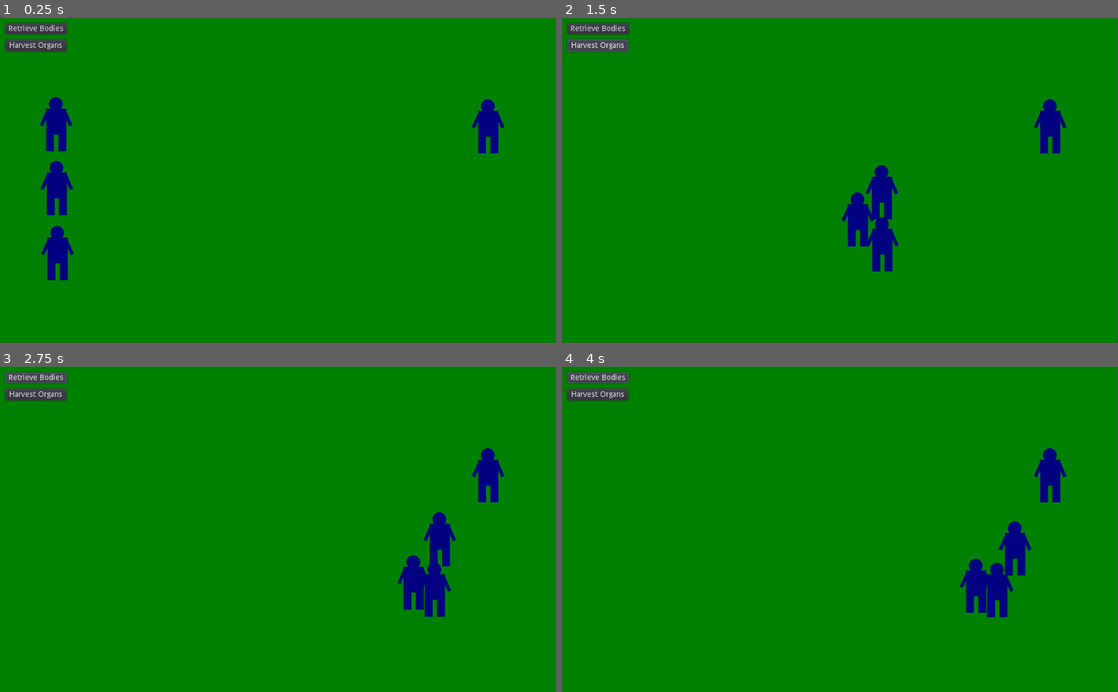
Above: before the commit, frames 1-4 (two rows, left to right).
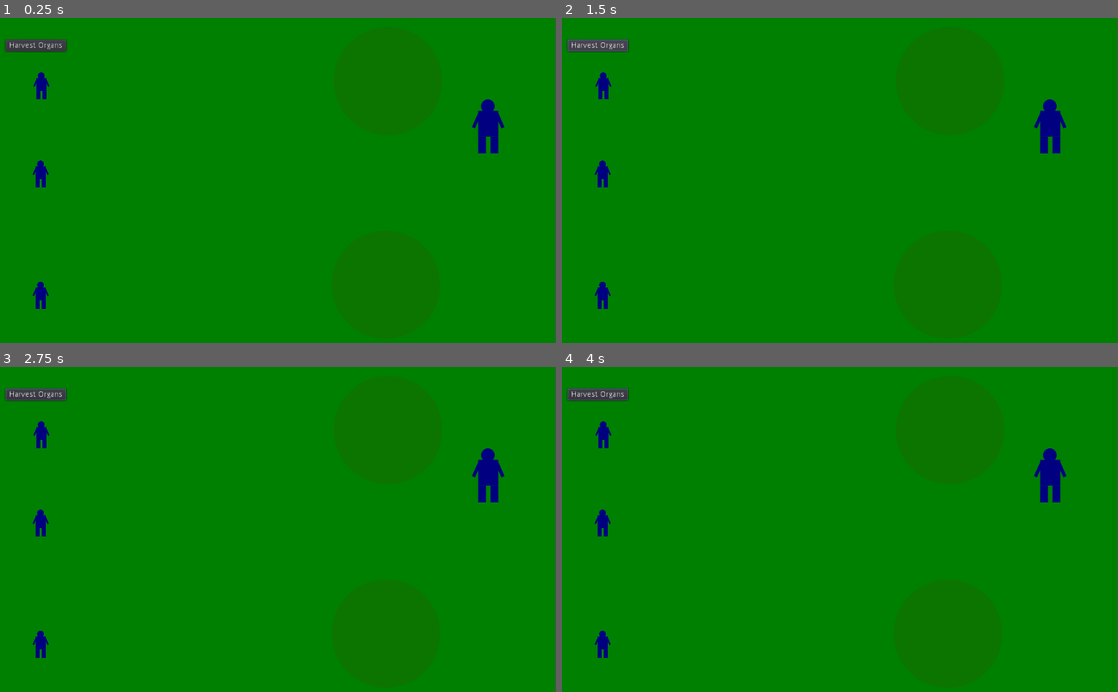
Above: after the commit, the same moments.

Repository: nwforrer/ld44
Game: Godot game, scene res://maps/MainMap.tscn
Same seed, same stepped clock (60 frames per second), same inputs: the game is played once before the commit and once after it.
Inputs (mouse positions are in pixels of both pictures, inside the frame that each line leads up to):
- Up to frame 1 (0.25 s): no input
- Up to frame 2 (1.5 s): click (595, 27) at 0.5 s, where only the run before the commit has a clickable "Retrieve Bodies"; click "Harvest Organs" at 1.25 s
- Up to frame 3 (2.75 s): click (33, 376) at 2 s, where only the run before the commit has a clickable "Retrieve Bodies"
- Up to frame 4 (4 s): click "Harvest Organs" at 2.75 s; click (595, 376) at 3.5 s, where only the run before the commit has a clickable "Retrieve Bodies"

The runs differ from the first frame. In frame 1, 2.6% of the frame differs, in the area x 0-14%, y 1-90%; in frame 2, 2.6%; in frame 3, 2.6%; in frame 4, 2.6%, in the area x 0-85%, y 1-90%.

Commit message:
Click to send harvesters to area

Diff:
--- a/bodies/Person.tscn
+++ b/bodies/Harvester.tscn
@@ -1,15 +1,16 @@
 [gd_scene load_steps=4 format=2]
 
-[ext_resource path="res://bodies/Person.gd" type="Script" id=1]
+[ext_resource path="res://bodies/Harvester.gd" type="Script" id=1]
 [ext_resource path="res://bodies/person.png" type="Texture" id=2]
 
 [sub_resource type="CapsuleShape2D" id=1]
 radius = 19.4509
 height = 55.1206
 
-[node name="Person" type="KinematicBody2D" groups=[
+[node name="Harvester" type="KinematicBody2D" groups=[
 "Harvester",
 ]]
+scale = Vector2( 0.5, 0.5 )
 script = ExtResource( 1 )
 
 [node name="person" type="Sprite" parent="."]
--- /dev/null
+++ b/interactions/Area.gd
@@ -0,0 +1,7 @@
+extends Area2D
+
+signal area_clicked
+
+func _on_Area_input_event(viewport, event, shape_idx):
+	if event is InputEventMouseButton and event.pressed:
+		emit_signal("area_clicked")
--- /dev/null
+++ b/interactions/Area.tscn
@@ -0,0 +1,20 @@
+[gd_scene load_steps=4 format=2]
+
+[ext_resource path="res://interactions/Area.gd" type="Script" id=1]
+[ext_resource path="res://interactions/area.png" type="Texture" id=2]
+
+[sub_resource type="CircleShape2D" id=1]
+radius = 101.139
+
+[node name="Area" type="Area2D"]
+modulate = Color( 1, 1, 1, 0.0823529 )
+script = ExtResource( 1 )
+
+[node name="Sprite" type="Sprite" parent="."]
+texture = ExtResource( 2 )
+
+[node name="CollisionShape2D" type="CollisionShape2D" parent="."]
+visible = false
+shape = SubResource( 1 )
+
+[connection signal="input_event" from="." to="." method="_on_Area_input_event"]
--- a/maps/MainMap.gd
+++ b/maps/MainMap.gd
@@ -1,17 +1,8 @@
 extends Node2D
 
-# Declare member variables here. Examples:
-# var a = 2
-# var b = "text"
+func _ready():
+	for area in $Areas.get_children():
+		area.connect("area_clicked", self, "_on_Area_clicked", [area.global_position])
 
-# Called when the node enters the scene tree for the first time.
-func _ready():
-	pass # Replace with function body.
-
-# Called every frame. 'delta' is the elapsed time since the previous frame.
-#func _process(delta):
-#	pass
-
-
-func _on_UI_retrieve_bodies():
-	get_tree().call_group("Harvester", "harvest", $Destination.global_position)
+func _on_Area_clicked(position):
+	get_tree().call_group("Harvester", "harvest", position)
--- a/maps/MainMap.tscn
+++ b/maps/MainMap.tscn
@@ -1,10 +1,11 @@
-[gd_scene load_steps=6 format=2]
+[gd_scene load_steps=7 format=2]
 
 [ext_resource path="res://maps/MainMap.gd" type="Script" id=1]
 [ext_resource path="res://maps/grass_bg.png" type="Texture" id=2]
-[ext_resource path="res://bodies/Person.tscn" type="PackedScene" id=3]
+[ext_resource path="res://interactions/Area.tscn" type="PackedScene" id=3]
 [ext_resource path="res://bodies/person.png" type="Texture" id=4]
-[ext_resource path="res://ui/UI.tscn" type="PackedScene" id=5]
+[ext_resource path="res://bodies/Harvester.tscn" type="PackedScene" id=5]
+[ext_resource path="res://ui/UI.tscn" type="PackedScene" id=6]
 
 [node name="MainMap" type="Node2D"]
 script = ExtResource( 1 )
@@ -13,22 +14,25 @@
 position = Vector2( 511, 304 )
 texture = ExtResource( 2 )
 
-[node name="Person" parent="." instance=ExtResource( 3 )]
-position = Vector2( 103.388, 196.438 )
+[node name="Areas" type="Node" parent="."]
 
-[node name="Person2" parent="." instance=ExtResource( 3 )]
-position = Vector2( 104.681, 314.042 )
+[node name="Area" parent="Areas" instance=ExtResource( 3 )]
+position = Vector2( 710.795, 492.387 )
 
-[node name="Person3" parent="." instance=ExtResource( 3 )]
-position = Vector2( 105.973, 434.231 )
+[node name="Area2" parent="Areas" instance=ExtResource( 3 )]
+position = Vector2( 714.672, 116.312 )
 
 [node name="victim" type="Sprite" parent="."]
 position = Vector2( 899.129, 200.266 )
 texture = ExtResource( 4 )
 
-[node name="UI" parent="." instance=ExtResource( 5 )]
+[node name="Harvester" parent="." instance=ExtResource( 5 )]
+position = Vector2( 76.249, 125.358 )
 
-[node name="Destination" type="Position2D" parent="."]
-position = Vector2( 899.479, 407.092 )
+[node name="Harvester2" parent="." instance=ExtResource( 5 )]
+position = Vector2( 74.9566, 288.195 )
 
-[connection signal="retrieve_bodies" from="UI" to="." method="_on_UI_retrieve_bodies"]
+[node name="Harvester3" parent="." instance=ExtResource( 5 )]
+position = Vector2( 74.9566, 511.773 )
+
+[node name="UI" parent="." instance=ExtResource( 6 )]
--- a/project.godot
+++ b/project.godot
@@ -19,6 +19,11 @@
 run/main_scene="res://maps/MainMap.tscn"
 config/icon="res://icon.png"
 
+[display]
+
+window/stretch/mode="2d"
+window/stretch/aspect="keep"
+
 [rendering]
 
 quality/driver/driver_name="GLES2"
--- /dev/null
+++ b/svgs/area.svg
@@ -0,0 +1,62 @@
+<?xml version="1.0" encoding="UTF-8" standalone="no"?>
+<!-- Created with Inkscape (http://www.inkscape.org/) -->
+
+<svg
+   xmlns:dc="http://purl.org/dc/elements/1.1/"
+   xmlns:cc="http://creativecommons.org/ns#"
+   xmlns:rdf="http://www.w3.org/1999/02/22-rdf-syntax-ns#"
+   xmlns:svg="http://www.w3.org/2000/svg"
+   xmlns="http://www.w3.org/2000/svg"
+   xmlns:sodipodi="http://sodipodi.sourceforge.net/DTD/sodipodi-0.dtd"
+   xmlns:inkscape="http://www.inkscape.org/namespaces/inkscape"
+   width="210mm"
+   height="297mm"
+   viewBox="0 0 210 297"
+   version="1.1"
+   id="svg3779"
+   inkscape:version="0.92.4 5da689c313, 2019-01-14"
+   sodipodi:docname="area.svg">
+  <defs
+     id="defs3773" />
+  <sodipodi:namedview
+     id="base"
+     pagecolor="#ffffff"
+     bordercolor="#666666"
+     borderopacity="1.0"
+     inkscape:pageopacity="0.0"
+     inkscape:pageshadow="2"
+     inkscape:zoom="0.7"
+     inkscape:cx="405.18676"
+     inkscape:cy="537.00839"
+     inkscape:document-units="mm"
+     inkscape:current-layer="layer1"
+     showgrid="false"
+     inkscape:window-width="1920"
+     inkscape:window-height="1016"
+     inkscape:window-x="0"
+     inkscape:window-y="387"
+     inkscape:window-maximized="1" />
+  <metadata
+     id="metadata3776">
+    <rdf:RDF>
+      <cc:Work
+         rdf:about="">
+        <dc:format>image/svg+xml</dc:format>
+        <dc:type
+           rdf:resource="http://purl.org/dc/dcmitype/StillImage" />
+        <dc:title></dc:title>
+      </cc:Work>
+    </rdf:RDF>
+  </metadata>
+  <g
+     inkscape:label="Layer 1"
+     inkscape:groupmode="layer"
+     id="layer1">
+    <circle
+       style="fill:#800000;stroke-width:0.26458332"
+       id="path3781"
+       cx="92.415176"
+       cy="122.56399"
+       r="37.230652" />
+  </g>
+</svg>
--- /dev/null
+++ b/svgs/area.svg.2019_04_27_13_04_42.0.svg
@@ -0,0 +1,65 @@
+<?xml version="1.0" encoding="UTF-8" standalone="no"?>
+<!-- Created with Inkscape (http://www.inkscape.org/) -->
+
+<svg
+   xmlns:dc="http://purl.org/dc/elements/1.1/"
+   xmlns:cc="http://creativecommons.org/ns#"
+   xmlns:rdf="http://www.w3.org/1999/02/22-rdf-syntax-ns#"
+   xmlns:svg="http://www.w3.org/2000/svg"
+   xmlns="http://www.w3.org/2000/svg"
+   xmlns:sodipodi="http://sodipodi.sourceforge.net/DTD/sodipodi-0.dtd"
+   xmlns:inkscape="http://www.inkscape.org/namespaces/inkscape"
+   width="210mm"
+   height="297mm"
+   viewBox="0 0 210 297"
+   version="1.1"
+   id="svg3779"
+   inkscape:version="0.92.4 5da689c313, 2019-01-14"
+   sodipodi:docname="area.svg">
+  <defs
+     id="defs3773" />
+  <sodipodi:namedview
+     id="base"
+     pagecolor="#ffffff"
+     bordercolor="#666666"
+     borderopacity="1.0"
+     inkscape:pageopacity="0.0"
+     inkscape:pageshadow="2"
+     inkscape:zoom="0.7"
+     inkscape:cx="405.18676"
+     inkscape:cy="537.00839"
+     inkscape:document-units="mm"
+     inkscape:current-layer="layer1"
+     showgrid="false"
+     inkscape:window-width="1920"
+     inkscape:window-height="1016"
+     inkscape:window-x="0"
+     inkscape:window-y="387"
+     inkscape:window-maximized="1" />
+  <metadata
+     id="metadata3776">
+    <rdf:RDF>
+      <cc:Work
+         rdf:about="">
+        <dc:format>image/svg+xml</dc:format>
+        <dc:type
+           rdf:resource="http://purl.org/dc/dcmitype/StillImage" />
+        <dc:title></dc:title>
+      </cc:Work>
+    </rdf:RDF>
+  </metadata>
+  <g
+     inkscape:label="Layer 1"
+     inkscape:groupmode="layer"
+     id="layer1">
+    <circle
+       style="fill:#800000;stroke-width:0.26458332"
+       id="path3781"
+       cx="92.415176"
+       cy="122.56399"
+       r="37.230652"
+       inkscape:export-filename="/home/nforrer/src/ludum_dare/ld44/interactions/area.png"
+       inkscape:export-xdpi="68.220001"
+       inkscape:export-ydpi="68.220001" />
+  </g>
+</svg>
--- /dev/null
+++ b/svgs/person.svg.2019_04_27_13_04_42.1.svg
@@ -0,0 +1,102 @@
+<?xml version="1.0" encoding="UTF-8" standalone="no"?>
+<!-- Created with Inkscape (http://www.inkscape.org/) -->
+
+<svg
+   xmlns:dc="http://purl.org/dc/elements/1.1/"
+   xmlns:cc="http://creativecommons.org/ns#"
+   xmlns:rdf="http://www.w3.org/1999/02/22-rdf-syntax-ns#"
+   xmlns:svg="http://www.w3.org/2000/svg"
+   xmlns="http://www.w3.org/2000/svg"
+   xmlns:sodipodi="http://sodipodi.sourceforge.net/DTD/sodipodi-0.dtd"
+   xmlns:inkscape="http://www.inkscape.org/namespaces/inkscape"
+   width="210mm"
+   height="297mm"
+   viewBox="0 0 210 297"
+   version="1.1"
+   id="svg3740"
+   inkscape:version="0.92.4 5da689c313, 2019-01-14"
+   sodipodi:docname="person.svg"
+   inkscape:export-filename="/home/nforrer/src/ludum_dare/ld44/bodies/person.png"
+   inkscape:export-xdpi="16.672834"
+   inkscape:export-ydpi="16.672834">
+  <defs
+     id="defs3734" />
+  <sodipodi:namedview
+     id="base"
+     pagecolor="#ffffff"
+     bordercolor="#666666"
+     borderopacity="1.0"
+     inkscape:pageopacity="0.0"
+     inkscape:pageshadow="2"
+     inkscape:zoom="0.7"
+     inkscape:cx="525.71111"
+     inkscape:cy="575.40566"
+     inkscape:document-units="mm"
+     inkscape:current-layer="layer1"
+     showgrid="false"
+     inkscape:window-width="1920"
+     inkscape:window-height="1016"
+     inkscape:window-x="0"
+     inkscape:window-y="387"
+     inkscape:window-maximized="1" />
+  <metadata
+     id="metadata3737">
+    <rdf:RDF>
+      <cc:Work
+         rdf:about="">
+        <dc:format>image/svg+xml</dc:format>
+        <dc:type
+           rdf:resource="http://purl.org/dc/dcmitype/StillImage" />
+        <dc:title></dc:title>
+      </cc:Work>
+    </rdf:RDF>
+  </metadata>
+  <g
+     inkscape:label="Layer 1"
+     inkscape:groupmode="layer"
+     id="layer1">
+    <circle
+       style="fill:#000080;stroke-width:0.26458332"
+       id="path3742"
+       cx="96.350662"
+       cy="61.669182"
+       r="19.109772" />
+    <rect
+       style="fill:#000080;stroke-width:0.26458332"
+       id="rect3744"
+       width="56.393867"
+       height="72.697311"
+       x="69.222809"
+       y="74.631752" />
+    <rect
+       style="fill:#000080;stroke-width:0.26458332"
+       id="rect3746"
+       width="21.9161"
+       height="47.573971"
+       x="69.222809"
+       y="147.32907" />
+    <rect
+       y="147.32907"
+       x="103.70058"
+       height="47.573971"
+       width="21.9161"
+       id="rect3748"
+       style="fill:#000080;stroke-width:0.26458332" />
+    <rect
+       style="fill:#000080;stroke-width:0.26458332"
+       id="rect3750"
+       width="9.3544331"
+       height="43.56493"
+       x="96.435043"
+       y="44.853958"
+       transform="rotate(24.257841)" />
+    <rect
+       y="123.87205"
+       x="73.563248"
+       height="43.56493"
+       width="9.3544331"
+       id="rect3752"
+       style="fill:#000080;stroke-width:0.26458332"
+       transform="rotate(-23.535949)" />
+  </g>
+</svg>
--- a/ui/UI.gd
+++ b/ui/UI.gd
@@ -1,6 +1 @@
 extends Control
-
-signal retrieve_bodies
-
-func _on_RetrieveBodiesButton_pressed():
-	emit_signal("retrieve_bodies")
--- a/ui/UI.tscn
+++ b/ui/UI.tscn
@@ -7,18 +7,9 @@
 anchor_bottom = 1.0
 script = ExtResource( 1 )
 
-[node name="RetrieveBodiesButton" type="Button" parent="."]
-margin_left = 10.0
-margin_top = 10.0
-margin_right = 12.0
-margin_bottom = 20.0
-text = "Retrieve Bodies"
-
 [node name="Harvest Organs" type="Button" parent="."]
 margin_left = 10.0
 margin_top = 40.0
 margin_right = 122.0
 margin_bottom = 62.0
 text = "Harvest Organs"
-
-[connection signal="pressed" from="RetrieveBodiesButton" to="." method="_on_RetrieveBodiesButton_pressed"]
Binary file added: interactions/area.png
Not shown, added: interactions/area.png.import
Not shown, added: svgs/area.svg.2019_04_27_13_04_42.0.svg.import
Not shown, added: svgs/area.svg.import
Not shown, added: svgs/person.svg.2019_04_27_13_04_42.1.svg.import
